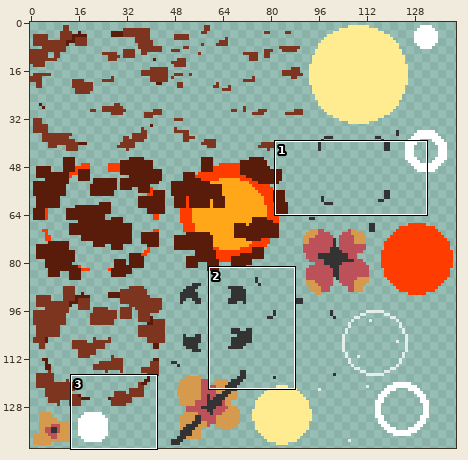
Edited in one commit: sprite sheet (dist/assets/effects_sheet.png). Above, an overview of the earlier version with the close-up marked.
Close-up. Earlier state:
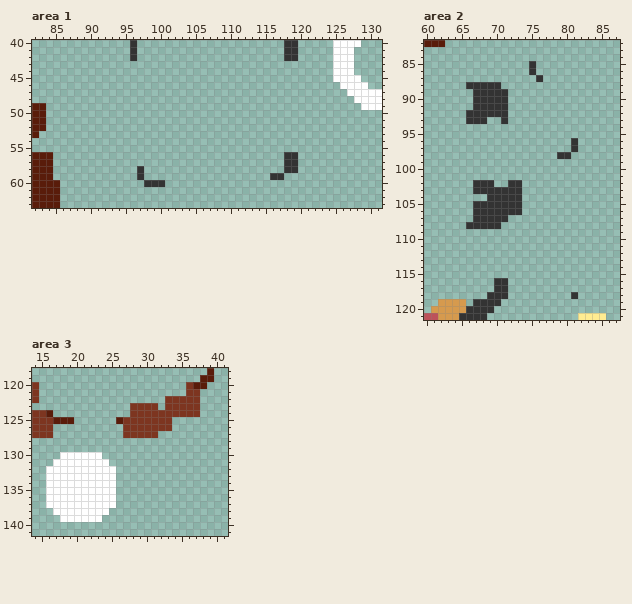
The file is 142x142 pixels. Shown: area 1: x 82..131, y 40..63; area 2: x 60..87, y 82..121; area 3: x 14..41, y 118..141.
Now the later version:
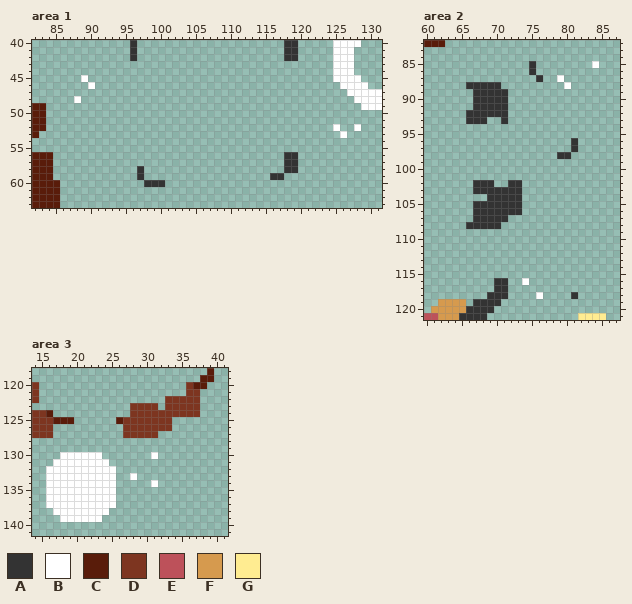
Palette (. is transparent): A #333333  B #ffffff  C #591c0a  D #7d3520  E #bd515a  F #d69a4e  G #ffec91
Difference:
Changed rows in their new state; - is an unchanged pixel.
Area 1:
first column x 88:
45 -B-
46 --B
48 B--
first column x 125:
52 B--B
53 -B--
Area 2:
first column x 79:
 85 -----B
 87 B-----
 88 -B----
first column x 74:
116 B--
118 --B
Area 3:
first column x 28:
130 ---B
133 B---
134 ---B
Boxes around the changes in both close-ups, in picture pixels (x1, y1, x2, y2):
added: (74, 75, 95, 103)
added: (333, 124, 361, 138)
added: (592, 61, 599, 68)
added: (557, 75, 571, 89)
added: (522, 278, 543, 299)
added: (130, 452, 158, 487)
